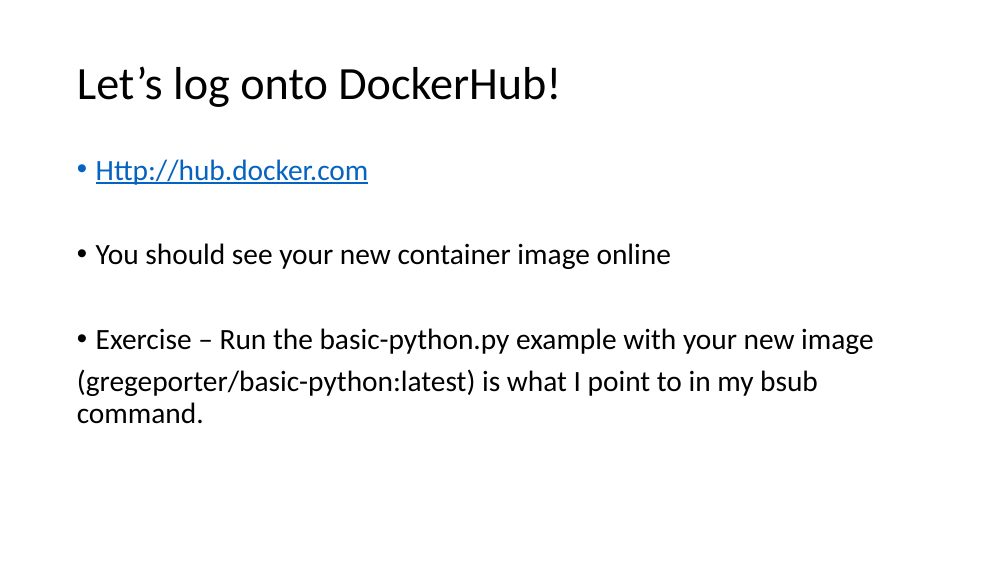
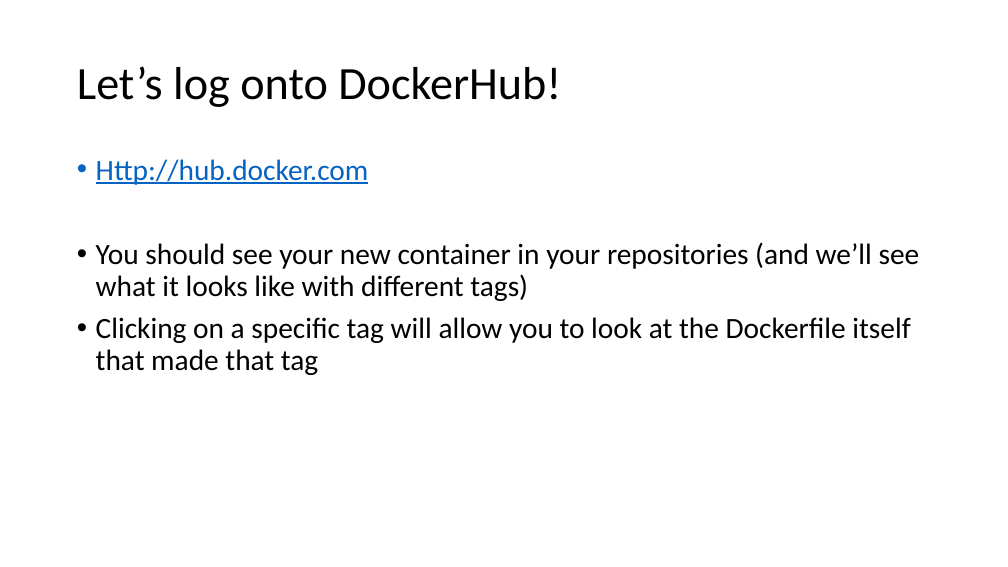
Before and after one commit to GregePorter/RIS-quickstart, a slide deck: slide 13 of slides/triads-ris-workshop-day-3.pptx. Drawn at 1008x567 pixels with LibreOffice and Linux fonts; fonts in the diff are those of the drawing. Boxes give left, top, right and bottom in pixels: in the first picture for what was removed or moved away, otherwise in the second. Text is boxed around its words. In the diff, an @@ line names an element or a change of style, - is before the commit and + after.

```diff
--- a/slides/triads-ris-workshop-day-3.pptx
+++ b/slides/triads-ris-workshop-day-3.pptx
@@ text at bbox=[96, 242, 920, 375]: text changed @@
-• You should see your new container image online
-• Exercise – Run the basic-python.py example with your new image
-(gregeporter/basic-python:latest) is what I point to in my bsub command.
+• You should see your new container in your repositories (and we’ll see what it looks like with different tags)
+• Clicking on a specific tag will allow you to look at the Dockerfile itself that made that tag
```
Also in this commit, not shown: 1 slide added.
